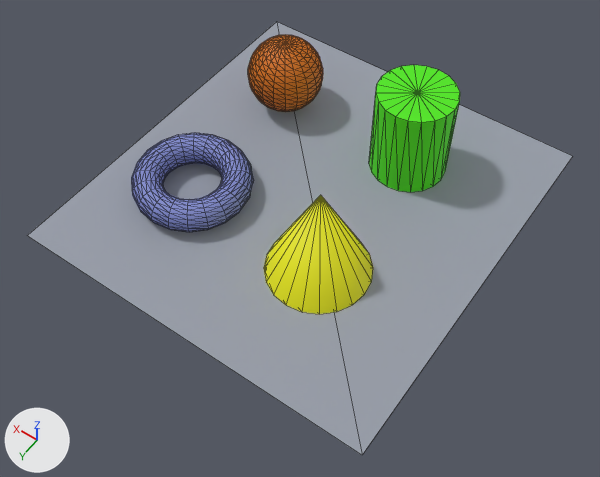
Renders of the OBJ model models/geom.obj from each side of a commit.
Before and after are seen from a 50 mm camera at (-20.9, 28.8, 40.5) aimed at (-2.6, 3.2, 0.3). Every picture has the same lights, and +X, +Y and +Z are marked at lower left. Mesh edges are drawn as thin lines. Where no turn or scale is listed for an object, it has been applied to the vertices. Vertices at the same position are counted once.

Objects in the first picture: 'geom'.
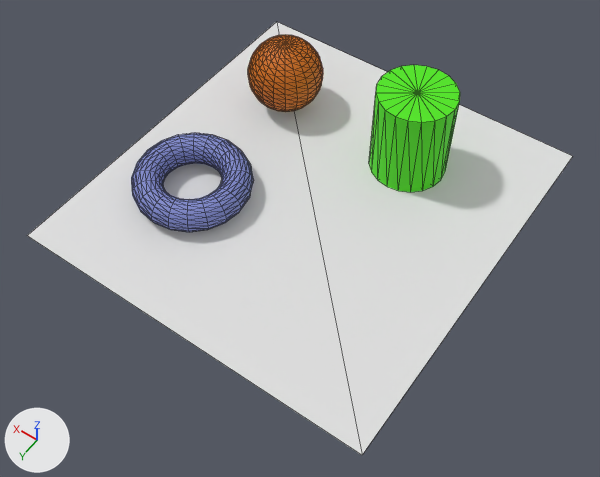
Location of each change, [x1, y1, x2, y2] in pixels of the pictures (600 x 477 px):
'geom', recoloured, reshaped (grey to white): [27, 22, 573, 455] in both
part 1 of me_geom, deleted (yellow): before [264, 195, 373, 314]

What the commit changed:
Material 'lambert1' (mat_lambert1) changes colour from grey #999eaa to light grey #e1e1e1; in linear values from (0.317, 0.341, 0.4) to (0.75, 0.75, 0.75).
me_geom has 849 vertices, 1680 faces and spans x -13.3..11.4, y -13.2..12.7, z 0.0..6.7.
me_geom is used by ob_geom; location (0.0, 0.0, 0.0).
me_geom part 1: the loose piece of 21 vertices spanning x -8.0..-1.4, y 0.9..7.5, z 0.0..6.7 is deleted.
me_geom no longer uses material mat_lambert3 (yellow #e7e700).
